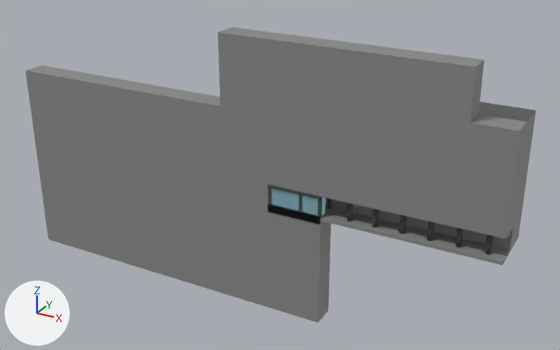
What one commit did to the Blender file Elvebakken Spill/Assets/Models/elvebakkenbyggutsiden.blend.
Before and after are seen from a 50 mm lens placed at (75.4, -183.6, 101.0), pointed at (-35.2, 17.5, 0.5). The lights are fixed; the arrows at lower left show +X, +Y and +Z.
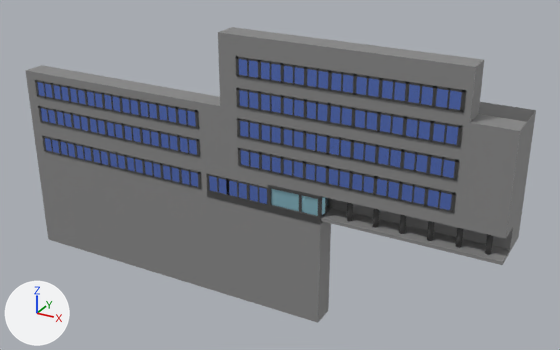
Pixel boxes (x1, y1, x2, y2) of what changed, in the pictures (560 x 350 px; the box of a moved part takes in the faces that stretch with it):
'Cube.004', shown (blue)
    after: (236, 56, 466, 213)
'Cube.002', shown (blue)
    after: (35, 80, 202, 189)
'Cube.013', reshaped
    before: (268, 205, 317, 217)
    after: (207, 185, 332, 224)
'Cube.006', moved, rescaled
    before: (318, 199, 322, 218)
    after: (206, 173, 267, 204)
'Cube.014', deleted
    before: (272, 212, 322, 224)
part 1 of me_cube_030, added
    after: (38, 106, 200, 156)
part 2 of me_cube_030, added
    after: (41, 108, 56, 124)
part 3 of me_cube_030, added
    after: (56, 111, 72, 127)
part 4 of me_cube_030, added
    after: (73, 115, 88, 131)
part 5 of me_cube_030, added
    after: (89, 118, 105, 135)
part 6 of me_cube_030, added
    after: (107, 122, 123, 139)
part 7 of me_cube_030, added
    after: (124, 126, 141, 142)
part 8 of me_cube_030, added
    after: (142, 129, 159, 146)
part 9 of me_cube_030, added
    after: (161, 133, 178, 151)
part 10 of me_cube_030, added
    after: (180, 137, 197, 155)
part 11 of me_cube_030, added
    after: (41, 121, 200, 157)
part 12 of me_cube_030, added
    after: (35, 80, 199, 128)
part 13 of me_cube_030, moved or reshaped (not visible before)
    after: (37, 81, 202, 189)
part 14 of me_cube_001, added (blue)
    after: (206, 173, 267, 204)

Patch to the scene script:
```diff
--- a/Elvebakken Spill/Assets/Models/elvebakkenbyggutsiden.blend.py
+++ b/Elvebakken Spill/Assets/Models/elvebakkenbyggutsiden.blend.py
@@ me_cube_030 @@
 # used by ob_cube_002; location = (-116.2, -3.6, 12.8); scale = (0.388, 0.384, 3.47)
-me_cube_030.from_pydata(...)  # 238 vertices, 180 faces; spans x -1.0..167.0, y -1.0..5.0, z -1.0..1.0
+me_cube_030.from_pydata(...)  # 714 vertices, 540 faces; spans x -1.0..167.0, y -1.0..5.0, z -1.0..6.0
+# me_cube_030 part 1: the loose piece of 22 vertices spanning x -1.0..167.0, y -1.0..4.0, z -1.0..1.0 is copied, and the copy is moved by (0.0, 0.0, 2.0); it spans x -1.0..167.0, y -1.0..4.0, z 2.0..3.0
+# me_cube_030 part 2: a new loose piece, a box spanning x 0.6..17.5, y -0.6..4.5, z 1.8..3.3, in mat_window (blue #7d9eff)
+# me_cube_030 part 3: a new loose piece, a box spanning x 19.0..35.9, y -0.6..4.5, z 1.8..3.3, in mat_window (blue #7d9eff)
+# me_cube_030 part 4: a new loose piece, a box spanning x 37.5..54.4, y -0.6..4.5, z 1.8..3.3, in mat_window (blue #7d9eff)
+# me_cube_030 part 5: a new loose piece, a box spanning x 55.9..72.8, y -0.6..4.5, z 1.8..3.3, in mat_window (blue #7d9eff)
+# me_cube_030 part 6: a new loose piece, a box spanning x 74.4..91.3, y -0.6..4.5, z 1.8..3.3, in mat_window (blue #7d9eff)
+# me_cube_030 part 7: a new loose piece, a box spanning x 92.8..109.7, y -0.6..4.5, z 1.8..3.3, in mat_window (blue #7d9eff)
+# me_cube_030 part 8: a new loose piece, a box spanning x 111.3..128.2, y -0.6..4.5, z 1.8..3.3, in mat_window (blue #7d9eff)
+# me_cube_030 part 9: a new loose piece, a box spanning x 129.7..146.7, y -0.6..4.5, z 1.8..3.3, in mat_window (blue #7d9eff)
+# me_cube_030 part 10: a new loose piece, a box spanning x 148.2..165.1, y -0.6..4.5, z 1.8..3.3, in mat_window (blue #7d9eff)
+# me_cube_030 part 11: a new loose piece, a box spanning x -1.3..167.2, y -0.9..4.0, z 1.7..1.9, in mat_stålgrå (grey #7f7f7f)
+# me_cube_030 part 12: the loose piece of 22 vertices spanning x -1.0..167.0, y -1.0..4.0, z -1.0..1.0 is copied, and the copy is moved by (0.0, 0.0, 5.0); it spans x -1.0..167.0, y -1.0..4.0, z 4.0..6.0
+# me_cube_030 part 13: 234 vertices moved from x -1.0..167.0, y -1.0..5.0, z -1.0..1.0 to x -1.0..167.0, y -1.0..5.0, z -1.0..0.0; 4 vertices removed from x -1.0..167.0, y -1.0..4.0, z 1.0; 212 vertices added at x -1.0..167.0, y -1.0..5.0, z -1.0..6.0
+me_cube_030.materials.append(mat_stålgrå)
+me_cube_030.materials.append(mat_stålgrå)
 me_cube_030.materials.append(mat_stålgrå)
@@ me_cube_030 @@
 me_cube_030.materials.append(mat_window)
-me_cube_030.materials.append(mat_stålgrå)
-me_cube_030.materials.append(mat_stålgrå)
@@ me_cube_008 @@
-me_cube_008.from_pydata(...)  # 8 vertices, 6 faces; spans x -9.3..7.9, y -0.3..0.9, z -1.8..0.5
+me_cube_008.from_pydata(...)  # 174 vertices, 196 faces; spans x -30.9..8.0, y -0.3..7.4, z -1.8..7.0
+# me_cube_008 part 15: 2 vertices removed from x 7.9, y -0.3, z -1.8..0.5; 168 vertices added at x -30.9..8.0, y -0.3..7.4, z -1.8..7.0
 me_cube_008.materials.append(mat_stålgrå)
@@ me_cube_001 @@
-me_cube_001.from_pydata(...)  # 8 vertices, 6 faces; spans x -0.17..0.75, y -1.03..-0.12, z -1.53..5.18
-me_cube_001.materials.append(mat_stålgrå)  # grey #7f7f7f
+me_cube_001.from_pydata(...)  # 96 vertices, 72 faces; spans x 267.64..375.22, y -0.93..4.56, z -0.59..1.0
+# me_cube_001 part 14: 96 vertices added at x 267.64..375.22, y -0.93..4.56, z -0.59..1.0
+me_cube_001.materials.append(mat_stålgrå_019)  # grey #7f7f7f
+me_cube_001.materials.append(mat_stålgrå_001)  # grey #7f7f7f
+me_cube_001.materials.append(mat_stålgrå_006)  # grey #7f7f7f
+me_cube_001.materials.append(mat_stålgrå_003)  # grey #7f7f7f
+me_cube_001.materials.append(mat_stålgrå_005)  # grey #7f7f7f
+me_cube_001.materials.append(mat_window_002)  # blue #7d9eff
+me_cube_001.materials.append(mat_window_001)  # blue #7d9eff
+me_cube_001.materials.append(mat_stålgrå_008)  # grey #7f7f7f
@@ ob_cube_004 @@
 ob_cube_004 = bpy.data.objects.new('Cube.004', me_cube_029)
-ob_cube_004.location = (-37.0, -3.6, 14.4)
+ob_cube_004.location = (-37.0, -3.6, 13.5)
 ob_cube_004.scale = (0.388, 0.384, 3.47)
@@ ob_cube_004 @@
 _m = ob_cube_004.modifiers.new('Array', 'ARRAY')
 _m.relative_offset_displace = (0.0, 0.0, 1.6)
-ob_cube_004.hide_set(True)  # its collection is switched off
@@ ob_cube_002 @@
 ob_cube_002 = bpy.data.objects.new('Cube.002', me_cube_030)
-ob_cube_002.location = (-116.2, -3.6, 12.8)
+ob_cube_002.location = (-116.0, -3.6, 5.3)
 ob_cube_002.scale = (0.388, 0.384, 3.47)
-_m = ob_cube_002.modifiers.new('Array', 'ARRAY')
-_m.constant_offset_displace = (0.0, 0.0, 0.0)
-_m.relative_offset_displace = (0.0, 0.0, 1.6)
-ob_cube_002.hide_set(True)  # its collection is switched off
@@ ob_cube_006 @@
 ob_cube_006 = bpy.data.objects.new('Cube.006', me_cube_001)
-ob_cube_006.location = (-11.1, -2.7, 2.0)
+ob_cube_006.location = (-102.4, -3.5, 2.7)
+ob_cube_006.scale = (0.199, 0.384, 3.47)
@@ ob_cube_014 @@
-ob_cube_014 = bpy.data.objects.new('Cube.014', me_cube_009)
```
